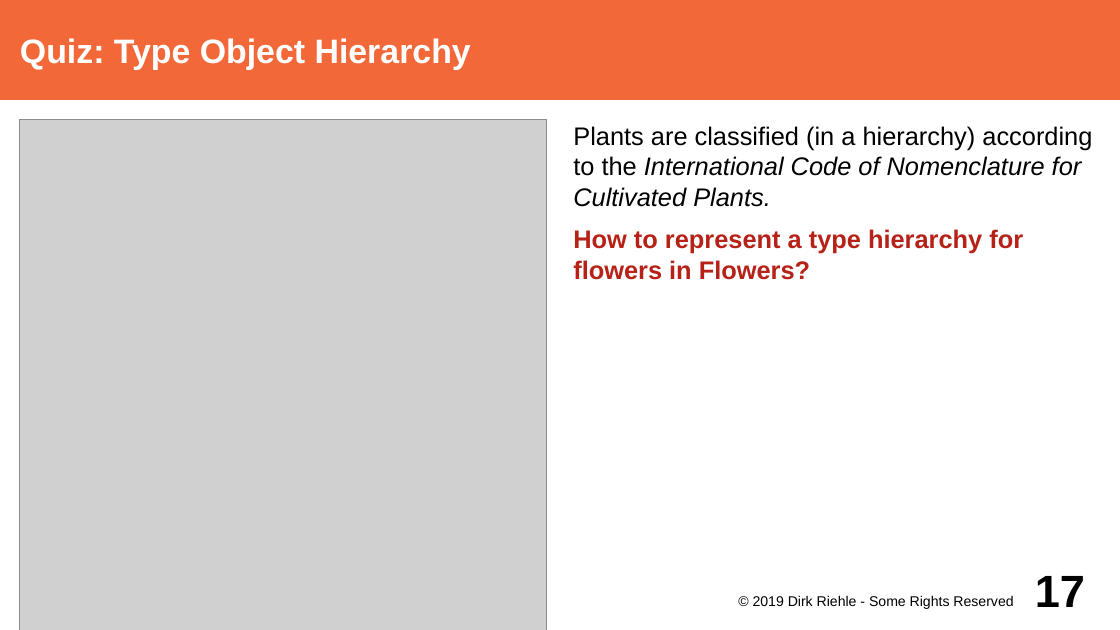
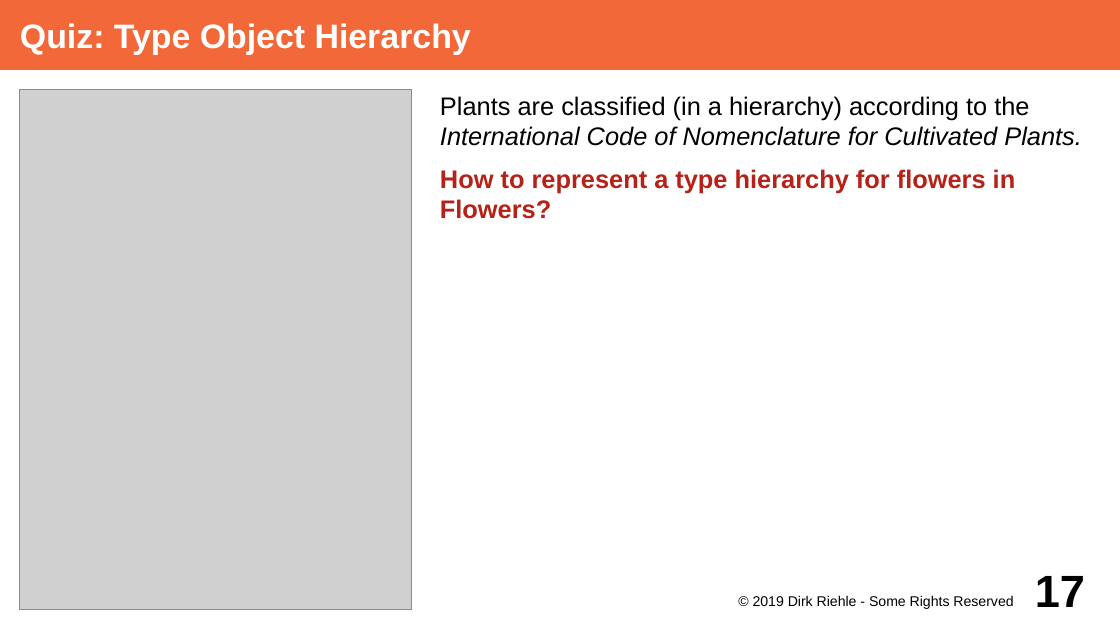
Before and after one commit to dirkriehle/adap-course, a slide deck: slide 17 of Lecture Slides/ADAP C09 - Type Objects.odp. Drawn at 1120x630 pixels with LibreOffice and Linux fonts; fonts in the diff are those of the drawing; grey boxes stand for pictures. Boxes give left, top, right and bottom in pixels: in the first picture for what was removed or moved away, otherwise in the second. Text is boxed around its words. In the diff, an @@ line names an element or a change of style, - is before the commit and + after.

```diff
--- a/Lecture Slides/ADAP C09 - Type Objects.odp
+++ b/Lecture Slides/ADAP C09 - Type Objects.odp
@@ title "Quiz: Type Object Hierarchy": place and size @@
-title "Quiz: Type Object Hierarchy" at (0, 0, 1120, 100)
+title "Quiz: Type Object Hierarchy" at (0, 0, 1120, 70)
@@ picture: place and size @@
-picture at (20, 120, 547, 630)
+picture at (20, 90, 412, 611)
@@ text "Plants are classified (in a ..." rewrapped from (573, 126, 1092, 280) to (440, 96, 1082, 219) @@
```
Also in this commit, not shown: 22 other slides changed, 38 other files.
